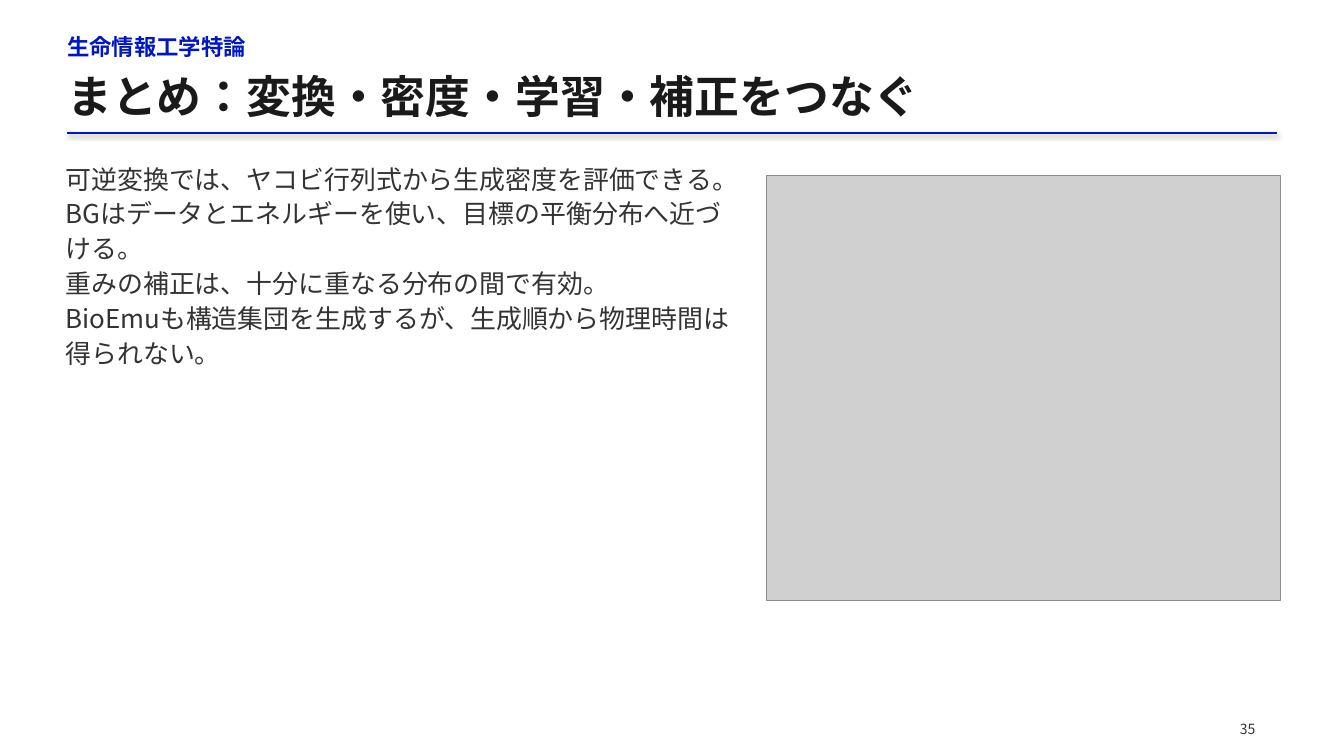
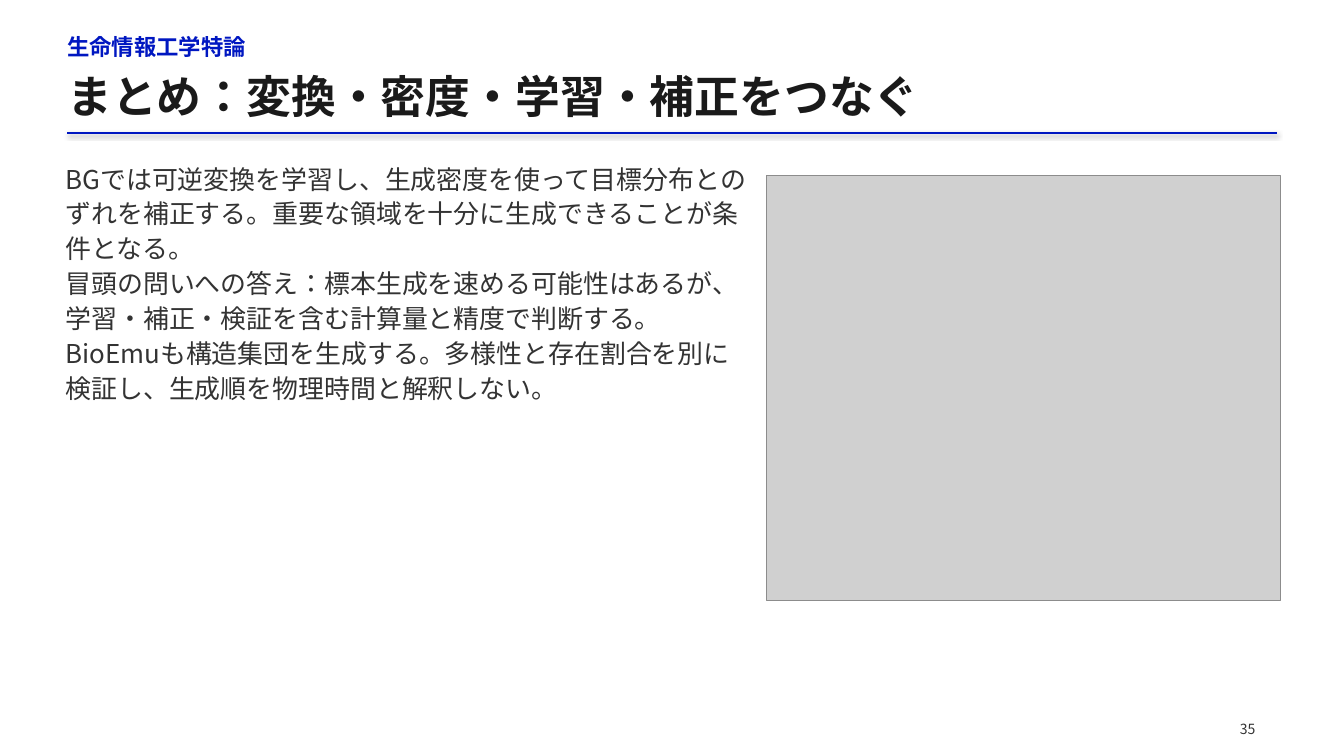
Before and after one commit to matsunagalab/lecture_bioinfo, a slide deck: slide 35 of 13_構造集団を生成するAI/13_構造集団を生成するAI.pptx. Drawn at 1344x756 pixels with LibreOffice and Linux fonts; fonts in the diff are those of the drawing; grey boxes stand for pictures. Boxes give left, top, right and bottom in pixels: in the first picture for what was removed or moved away, otherwise in the second. Text is boxed around its words. In the diff, an @@ line names an element or a change of style, - is before the commit and + after.

Commit message:
冒頭の課題とまとめを対応させ、問いの前提と結論を修正

```diff
--- a/13_構造集団を生成するAI/13_構造集団を生成するAI.pptx
+++ b/13_構造集団を生成するAI/13_構造集団を生成するAI.pptx
@@ text at bbox=[66, 167, 746, 400]: text changed @@
-可逆変換では、ヤコビ行列式から生成密度を評価できる。
-BGはデータとエネルギーを使い、目標の平衡分布へ近づける。
-重みの補正は、十分に重なる分布の間で有効。
-BioEmuも構造集団を生成するが、生成順から物理時間は得られない。
+BGでは可逆変換を学習し、生成密度を使って目標分布とのずれを補正する。重要な領域を十分に生成できることが条件となる。
+冒頭の問いへの答え：標本生成を速める可能性はあるが、学習・補正・検証を含む計算量と精度で判断する。
+BioEmuも構造集団を生成する。多様性と存在割合を別に検証し、生成順を物理時間と解釈しない。
```
Also in this commit, not shown: 3 other slides changed, 16 other files.
